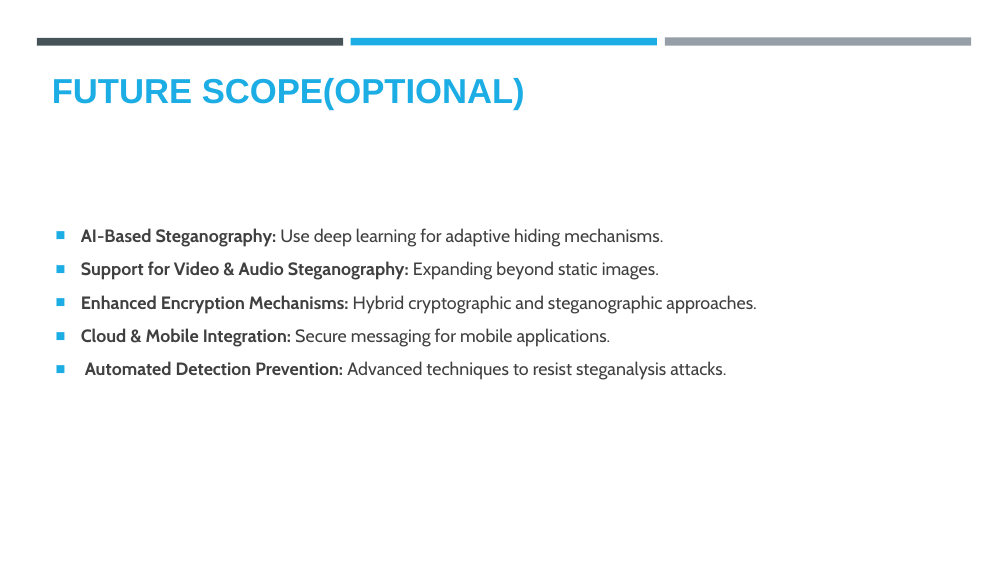
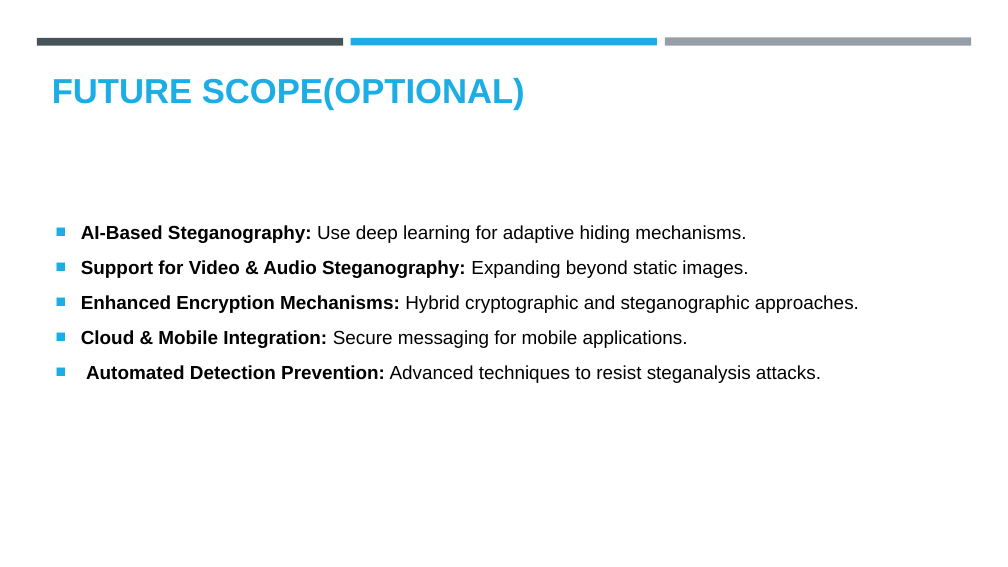
Before and after one commit to KarunyaChavan/Steganography-Edunet_Cybersecurity-Internship-2025, a slide deck: slide 12 of EduNet_CyberSecurity_Steganography.pptx. Drawn at 1008x567 pixels with LibreOffice and Linux fonts; fonts in the diff are those of the drawing; background and template pictures are left out. Boxes give left, top, right and bottom in pixels: in the first picture for what was removed or moved away, otherwise in the second. Text is boxed around its words. In the diff, an @@ line names an element or a change of style, - is before the commit and + after.

```diff
--- a/EduNet_CyberSecurity_Steganography.pptx
+++ b/EduNet_CyberSecurity_Steganography.pptx
@@ text "AI-Based Steganography: Use deep learning ..." at box(81, 225, 859, 383): size 17 to 18 pt, font Cabin to Arial, text colour #404040 to #000000 @@
```
Also in this commit, not shown: 3 other slides changed.
